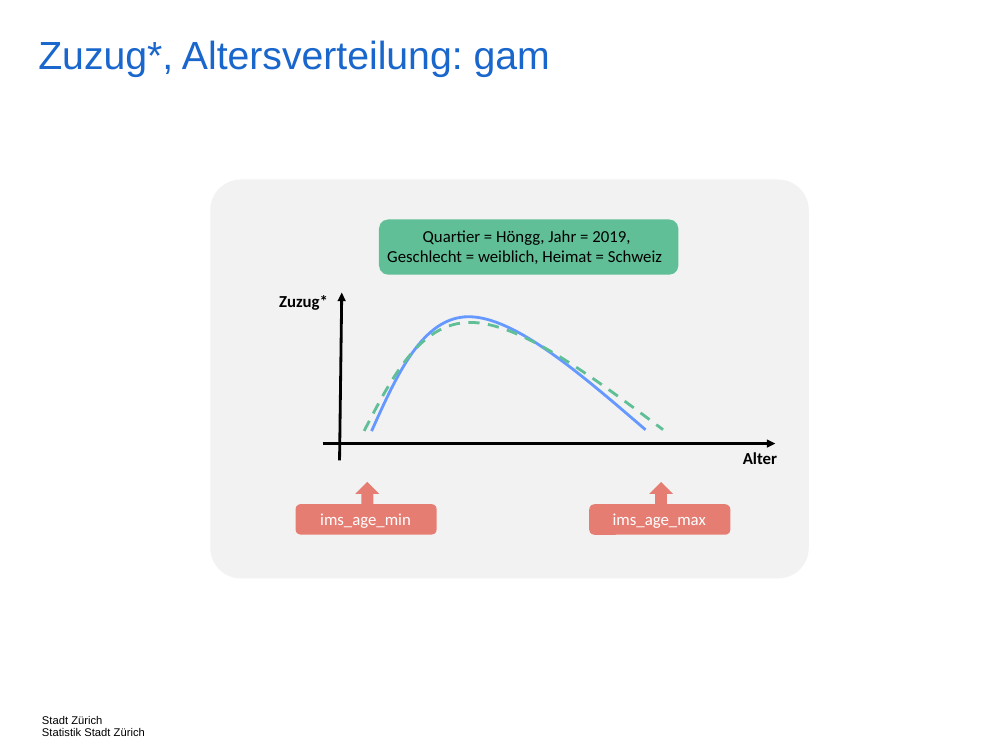
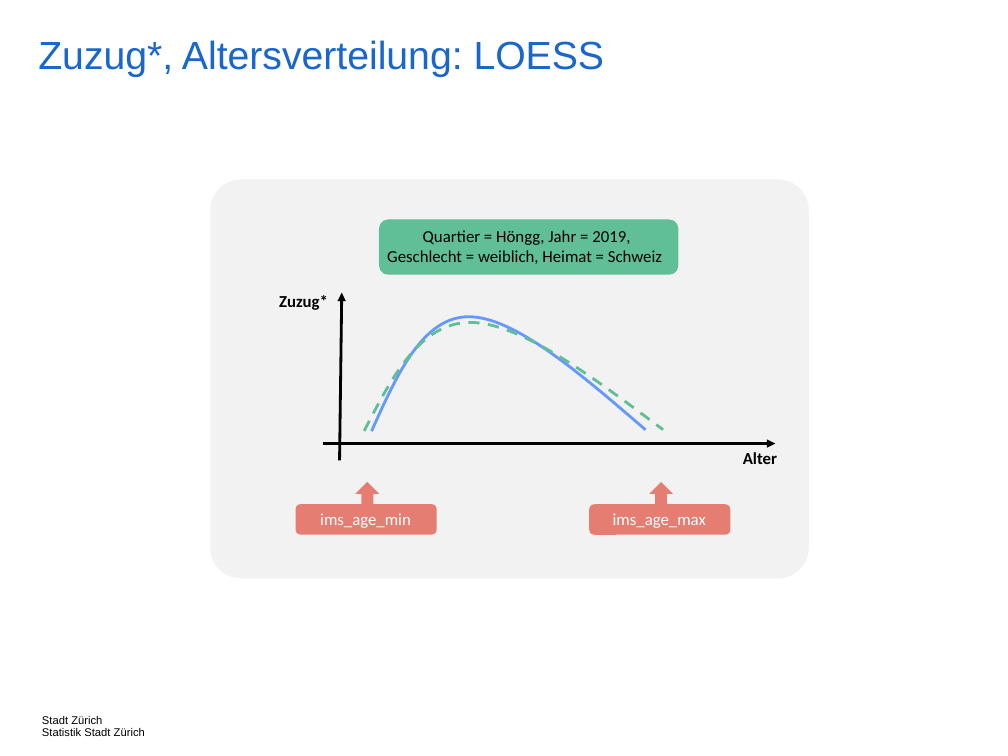
Before and after one commit to StatistikStadtZuerich/BevSzen, a slide deck: slide 32 of 2020phase2/5_Documentation/Concepts.pptx. Drawn at 1008x756 pixels with LibreOffice and Linux fonts; fonts in the diff are those of the drawing. Boxes give left, top, right and bottom in pixels: in the first picture for what was removed or moved away, otherwise in the second. Text is boxed around its words. In the diff, an @@ line names an element or a change of style, - is before the commit and + after.

Commit message:
gam to LOESS, gather to pivot_to_long, style, cleanup

```diff
--- a/2020phase2/5_Documentation/Concepts.pptx
+++ b/2020phase2/5_Documentation/Concepts.pptx
@@ title at (x1=38, y1=40, x2=605, y2=77): text changed @@
-Zuzug*, Altersverteilung: gam
+Zuzug*, Altersverteilung: LOESS
```
Also in this commit, not shown: 3 other files.
